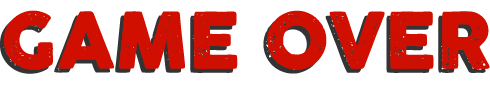
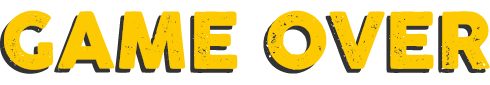
The second 490px x 85px image is a revision of the first. Changes to its layers:
painted on "Game Over" over (4, 10, 490, 70)
